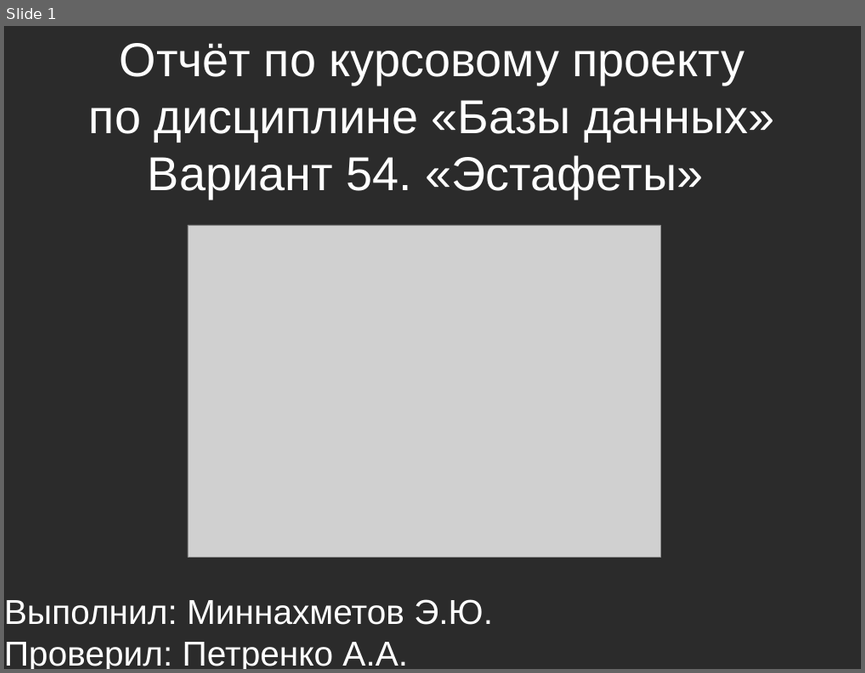
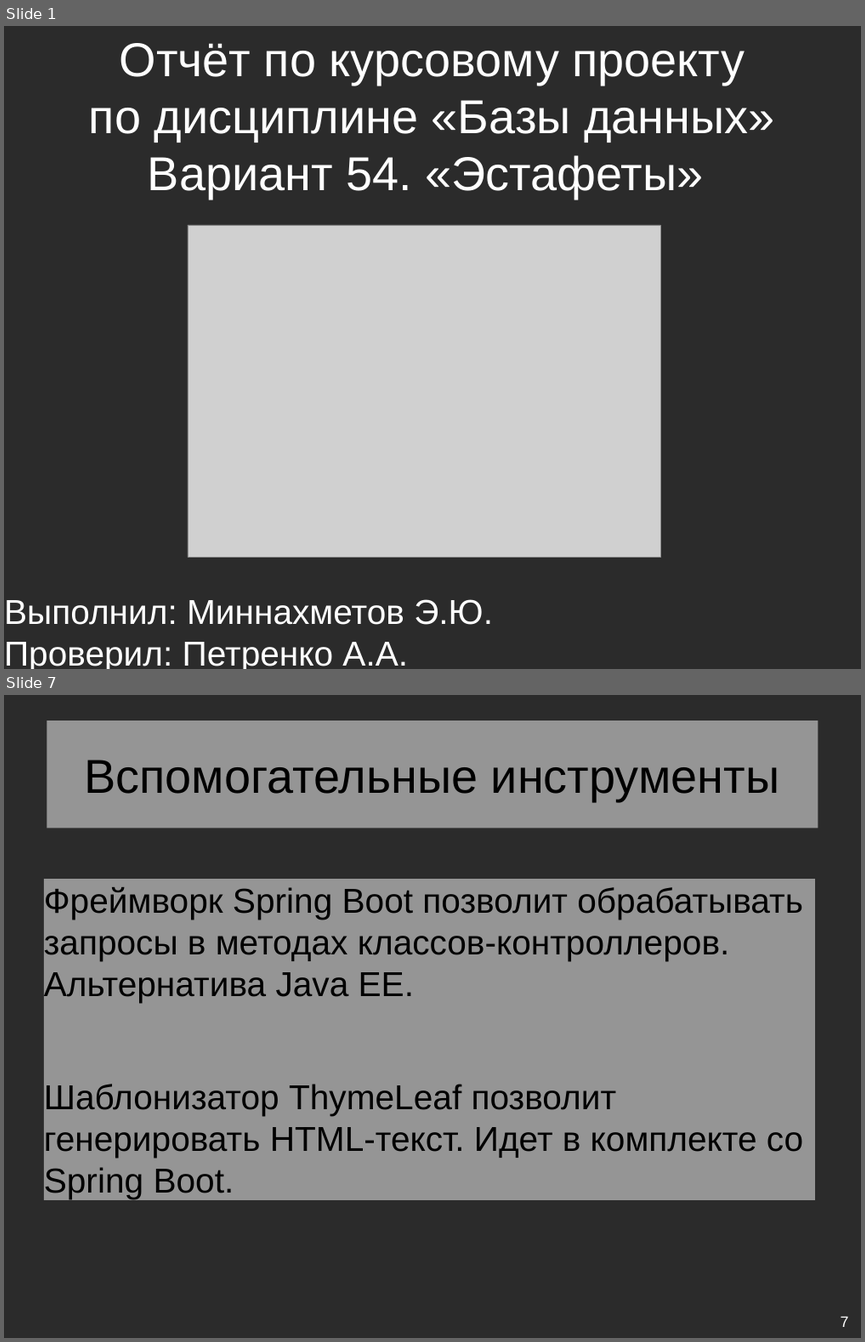
Before and after one commit to eldarian-1/pstu, a slide deck: БД/Course/Презентация курсового проекта.odp. Shown one above the other, each under a label of ours: slide 1 before the commit, slides 1 and 7 after it; the slides between them are not shown. The pictures are 865x673 and 865x1342 pixels, drawn with LibreOffice and Linux fonts; fonts in the diff are those of the drawing; grey boxes stand for pictures; background and template pictures are left out; a plain dark background stands for a picture behind light text. Boxes give left, top, right and bottom in pixels: in the first picture for what was removed or moved away, otherwise in the second. Text is boxed around its words. In the diff, an @@ line names an element or a change of style, - is before the commit and + after.

```diff
--- a/БД/Course/Презентация курсового проекта.odp
+++ b/БД/Course/Презентация курсового проекта.odp
@@ slide 7 added at (x1=4, y1=695, x2=861, y2=1338), background picture (left out) @@
@@ title added at (x1=46, y1=721, x2=818, y2=828), fill #FFFFFF at 50% opacity, 44 pt, text #000000 @@
+Вспомогательные инструменты
@@ text added at (x1=44, y1=879, x2=815, y2=1200), fill #FFFFFF at 50% opacity, 32 pt, text #000000 @@
+Фреймворк Spring Boot позволит обрабатывать запросы в методах классов-контроллеров. Альтернатива Java EE.
+Шаблонизатор ThymeLeaf позволит генерировать HTML-текст. Идет в комплекте со Spring Boot.
@@ page number added at (x1=840, y1=1315, x2=849, y2=1327), 14 pt, text #FFFFFF @@
+7
```
Also in this commit, not shown: 9 slides changed, 9 other slides added, 7 slides removed, 4 other files.
